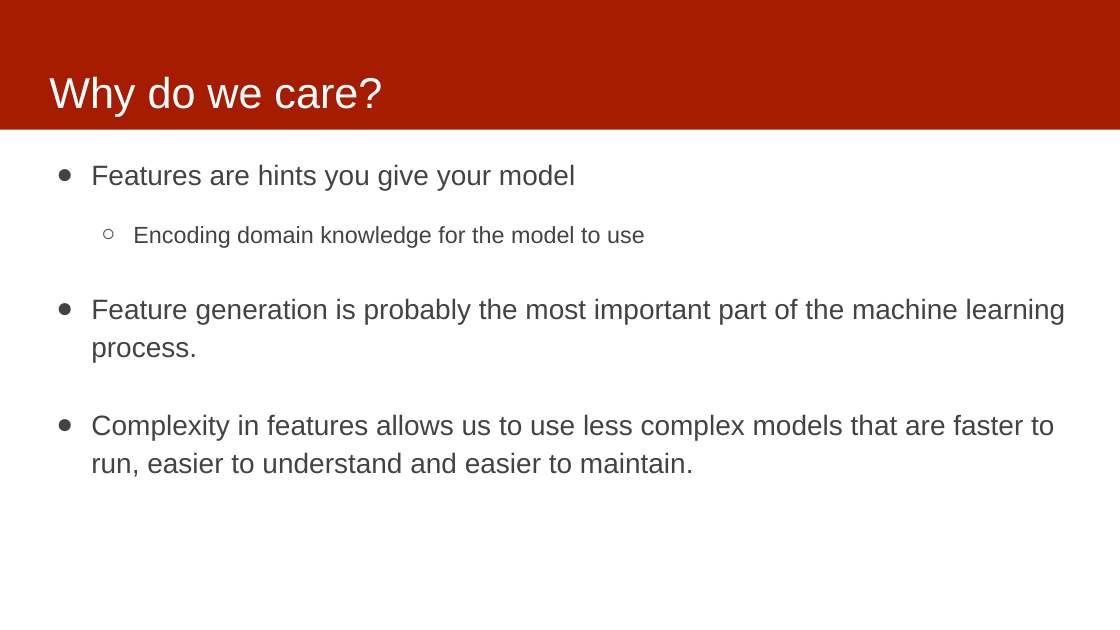
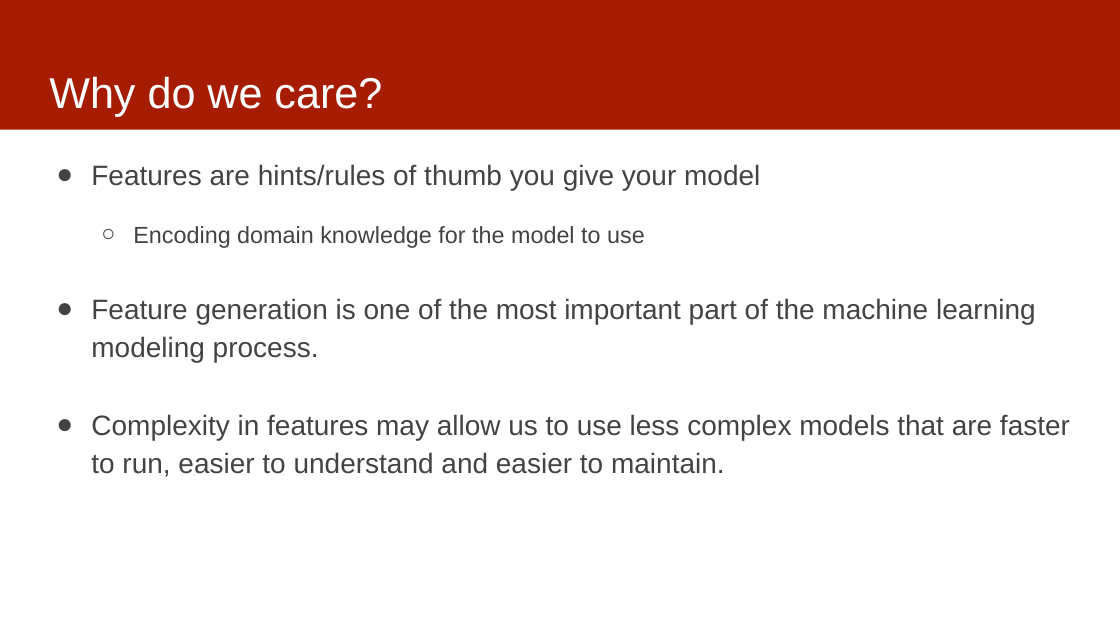
Before and after one commit to dssg/mlforpublicpolicylab, a slide deck: slide 3 of 05 - Features/features-and-imputation.pptx. Drawn at 1120x630 pixels with LibreOffice and Linux fonts; fonts in the diff are those of the drawing. Boxes give left, top, right and bottom in pixels: in the first picture for what was removed or moved away, otherwise in the second. Text is boxed around its words. In the diff, an @@ line names an element or a change of style, - is before the commit and + after.

Commit message:
edited

```diff
--- a/05 - Features/features-and-imputation.pptx
+++ b/05 - Features/features-and-imputation.pptx
@@ text at (91, 164, 760, 190): text changed @@
-● Features are hints you give your model
+● Features are hints/rules of thumb you give your model
@@ text at (91, 298, 1070, 477): text changed @@
-● Feature generation is probably the most important part of the machine learning process.
-● Complexity in features allows us to use less complex models that are faster to run, easier to understand and easier to maintain.
+● Feature generation is one of the most important part of the machine learning modeling process.
+● Complexity in features may allow us to use less complex models that are faster to run, easier to understand and easier to maintain.
```
Also in this commit, not shown: 2 other slides changed.
